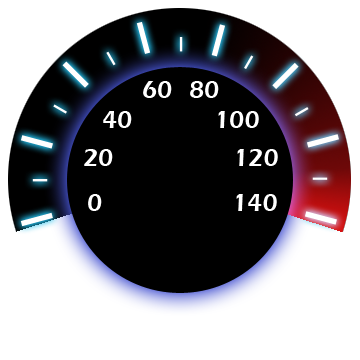
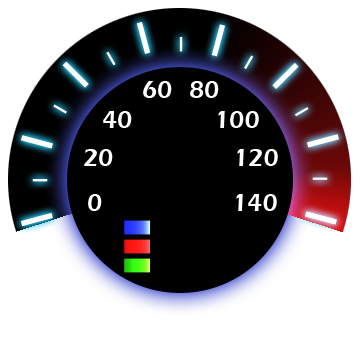
The second 360×360 image is a revision of the first. Changes to its layers:
added group "color coded blocks" with 3 layers above "dial copy" over <box>124,220,151,273</box>
added layer "Shape 4 copy 4" in group "color coded blocks" over <box>124,258,151,273</box>
added layer "Shape 4 copy 3" in group "color coded blocks" over <box>124,239,151,254</box>
added layer "Shape 4" in group "color coded blocks" over <box>124,220,151,235</box>
